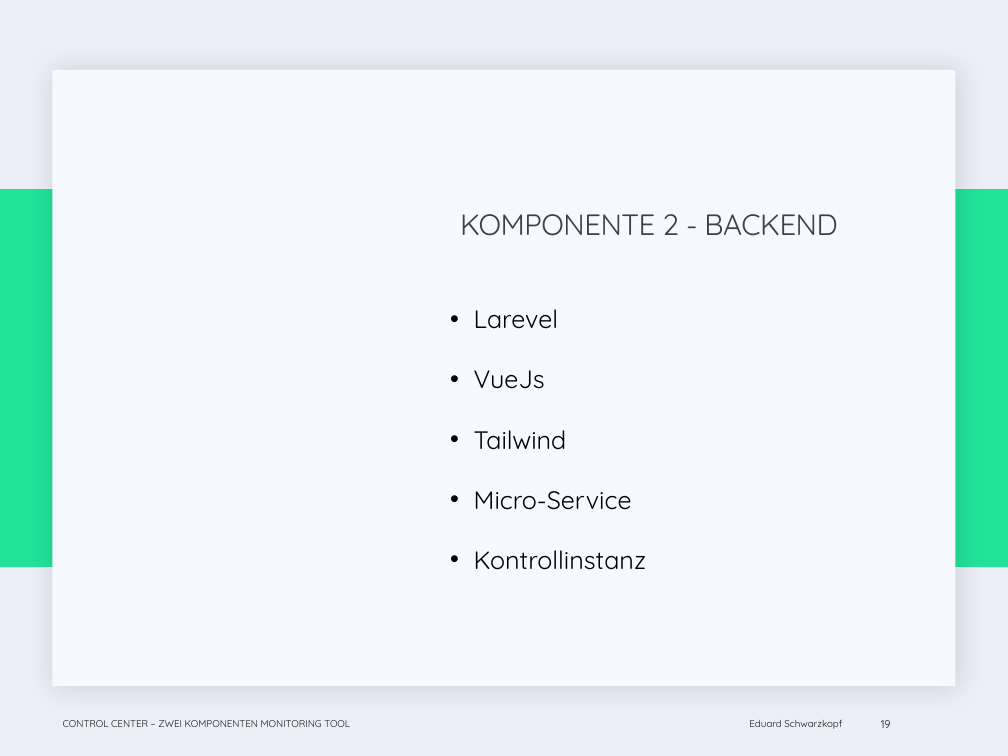
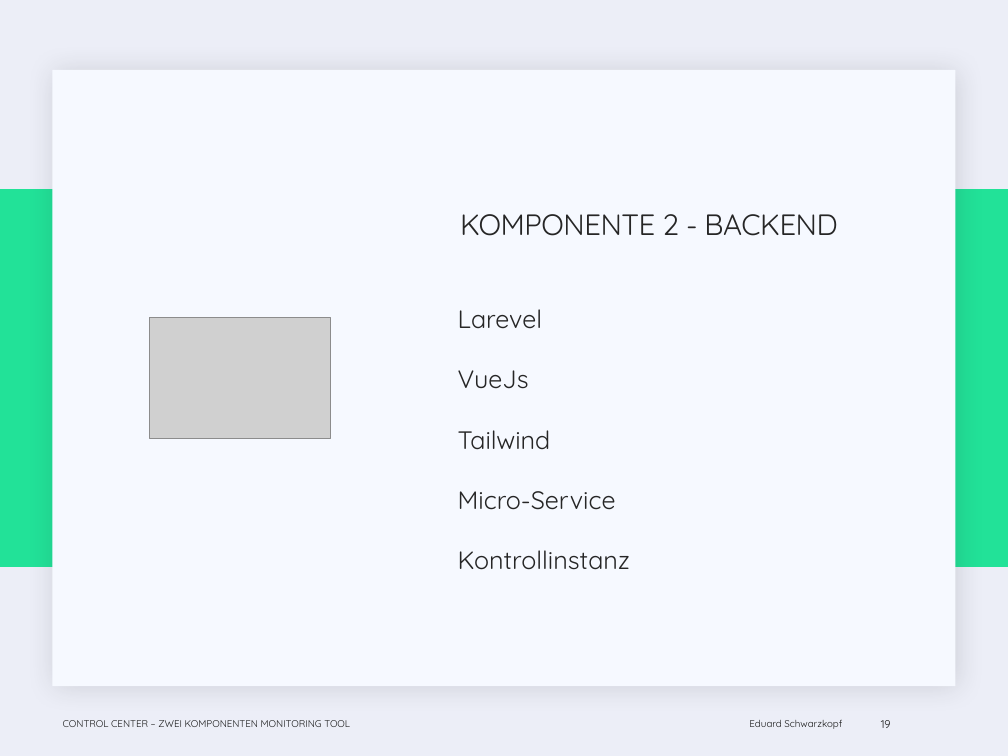
Before and after one commit to EduardSchwarzkopf/Abschlusspr-sentation, a slide deck: slide 19 of Abschluss_präsi.pptx. Drawn at 1008x756 pixels with LibreOffice and Linux fonts; fonts in the diff are those of the drawing; grey boxes stand for pictures; background and template pictures are left out. Boxes give left, top, right and bottom in pixels: in the first picture for what was removed or moved away, otherwise in the second. Text is boxed around its words. In the diff, an @@ line names an element or a change of style, - is before the commit and + after.

```diff
--- a/Abschluss_präsi.pptx
+++ b/Abschluss_präsi.pptx
@@ title "KOMPONENTE 2 - BACKEND" at [460, 214, 837, 236]: text colour #404040 to #262626 @@
@@ text "Larevel" at [458, 309, 630, 570]: text colour #000000 to #262626; bullet • to   @@
@@ picture added at [149, 318, 330, 438] @@
```
Also in this commit, not shown: 19 other slides changed, 1 slide removed.
